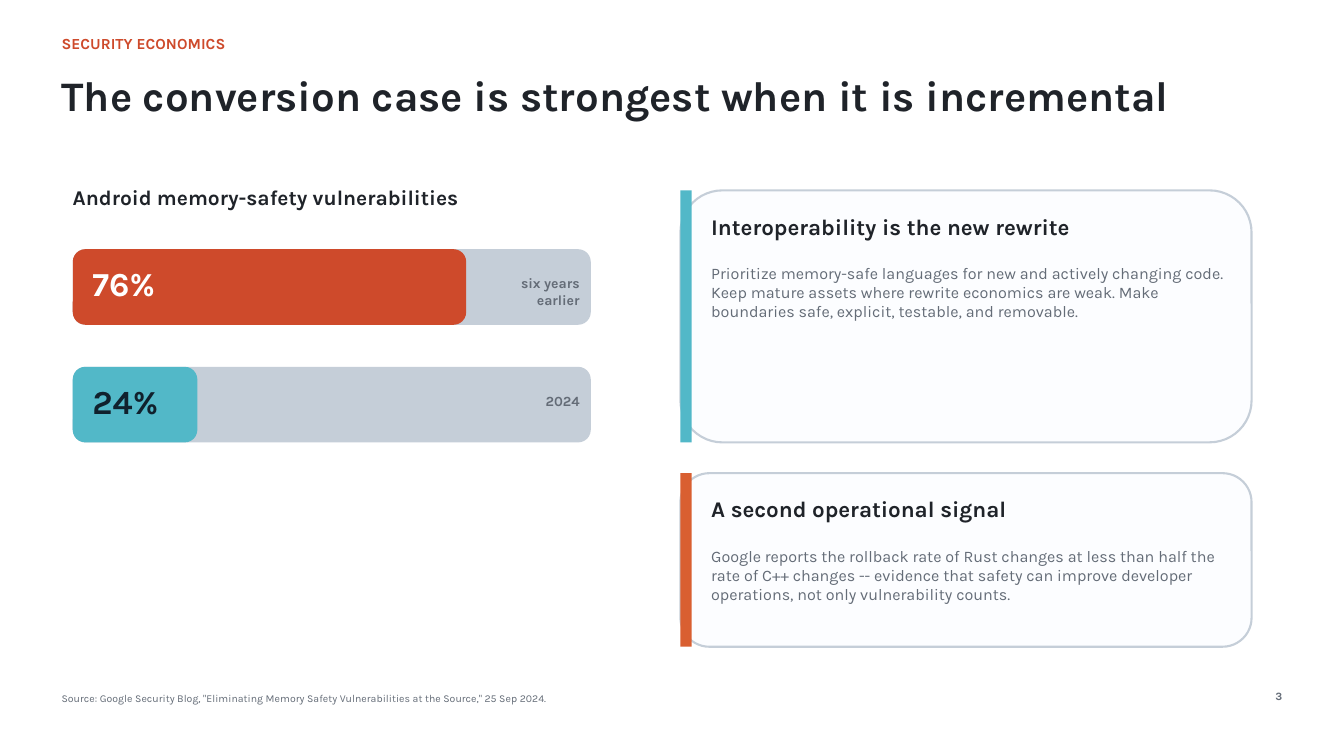
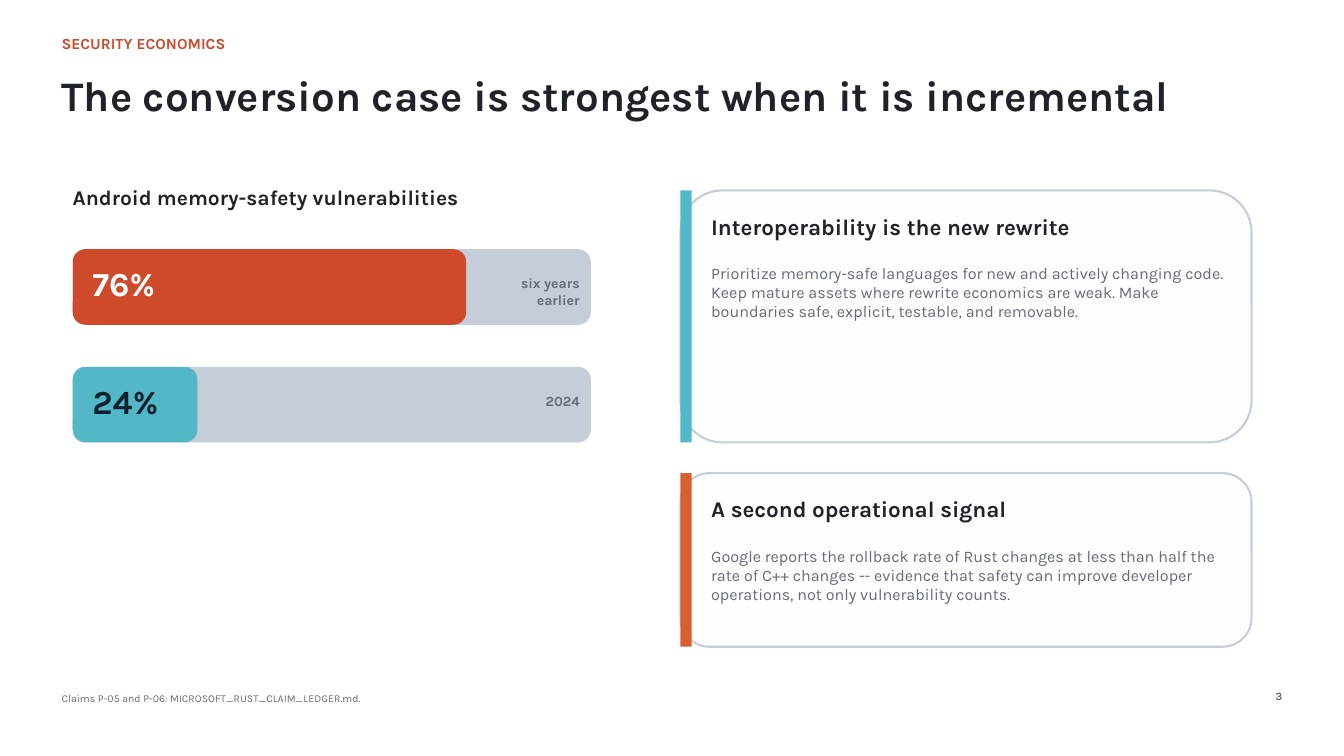
Before and after one commit to giodl73-repo/FERRIS, a slide deck: slide 3 of docs/leadership/MICROSOFT_RUST_INVESTMENT_DECK.pptx. Drawn at 1344x756 pixels with LibreOffice and Linux fonts; fonts in the diff are those of the drawing. Boxes give left, top, right and bottom in pixels: in the first picture for what was removed or moved away, otherwise in the second. Text is boxed around its words. In the diff, an @@ line names an element or a change of style, - is before the commit and + after.

```diff
--- a/docs/leadership/MICROSOFT_RUST_INVESTMENT_DECK.pptx
+++ b/docs/leadership/MICROSOFT_RUST_INVESTMENT_DECK.pptx
@@ text at (x1=62, y1=695, x2=360, y2=702): text changed @@
-Source: Google Security Blog, "Eliminating Memory Safety Vulnerabilities at the Source," 25 Sep 2024.
+Claims P-05 and P-06: MICROSOFT_RUST_CLAIM_LEDGER.md.
```
Also in this commit, not shown: 9 other slides changed, 1 slide added, 1 slide removed, 41 other files.
